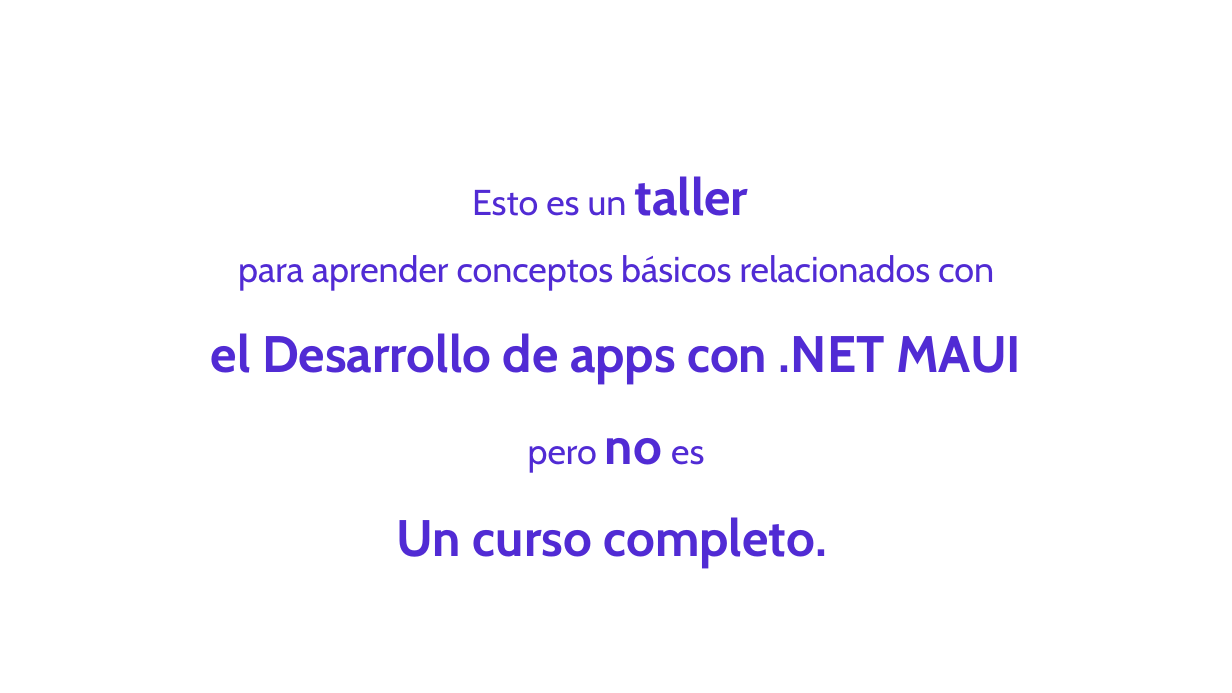
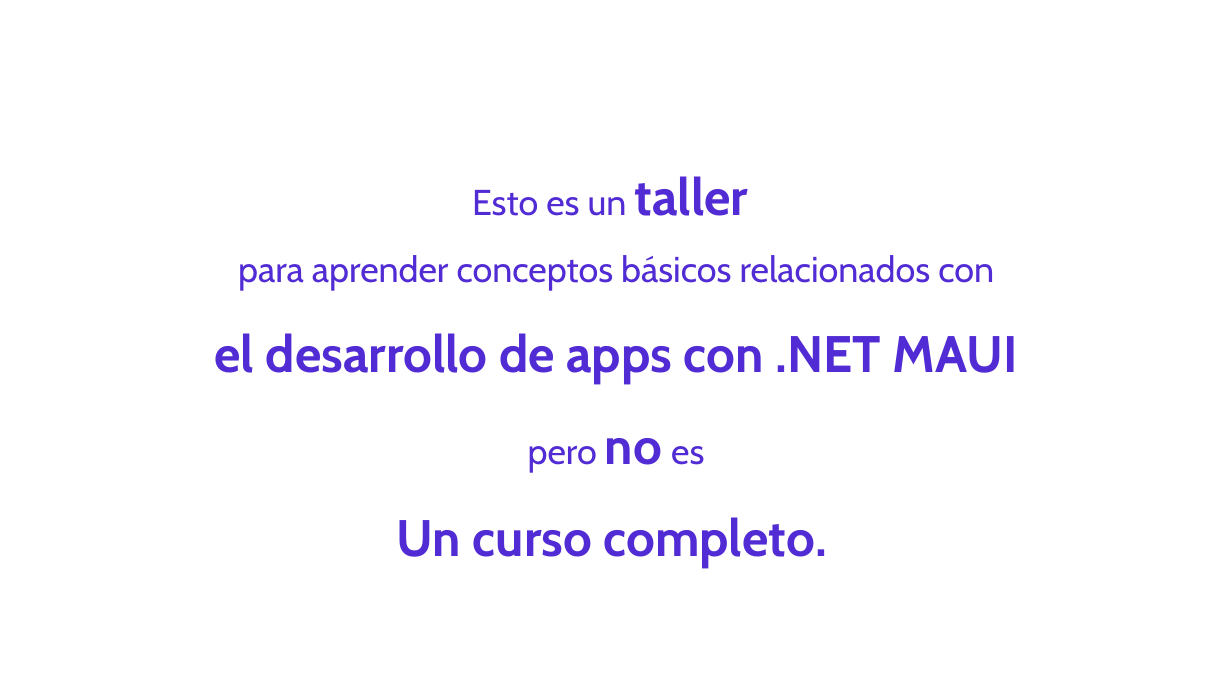
Before and after one commit to jsuarezruiz/taller-dotnet-maui, a slide deck: slide 12 of Bloque 1 - Introducción al desarrollo multiplataforma con .NET MAUI/Taller0 - Bienvenido al taller.pptx (slide 11 before the commit). Drawn at 1232x693 pixels with LibreOffice and Linux fonts; fonts in the diff are those of the drawing; background and template pictures are left out. Boxes give left, top, right and bottom in pixels: in the first picture for what was removed or moved away, otherwise in the second. Text is boxed around its words. In the diff, an @@ line names an element or a change of style, - is before the commit and + after.

Commit message:
Updated slides

```diff
--- a/Bloque 1 - Introducción al desarrollo multiplataforma con .NET MAUI/Taller0 - Bienvenido al taller.pptx
+++ b/Bloque 1 - Introducción al desarrollo multiplataforma con .NET MAUI/Taller0 - Bienvenido al taller.pptx
@@ text at [214,333,1017,383]: text changed @@
-el Desarrollo de apps con .NET MAUI
+el desarrollo de apps con .NET MAUI
```
Also in this commit, not shown: 1 other slide changed, 2 slides added.
